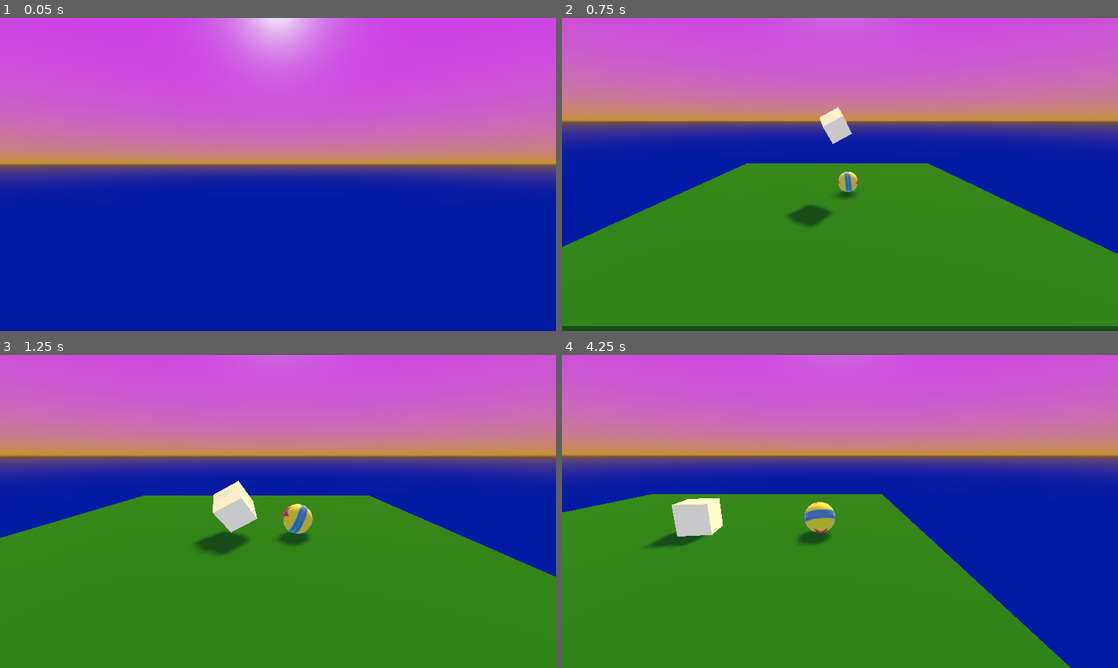
Above: before the commit, frames 1-4 (two rows, left to right).
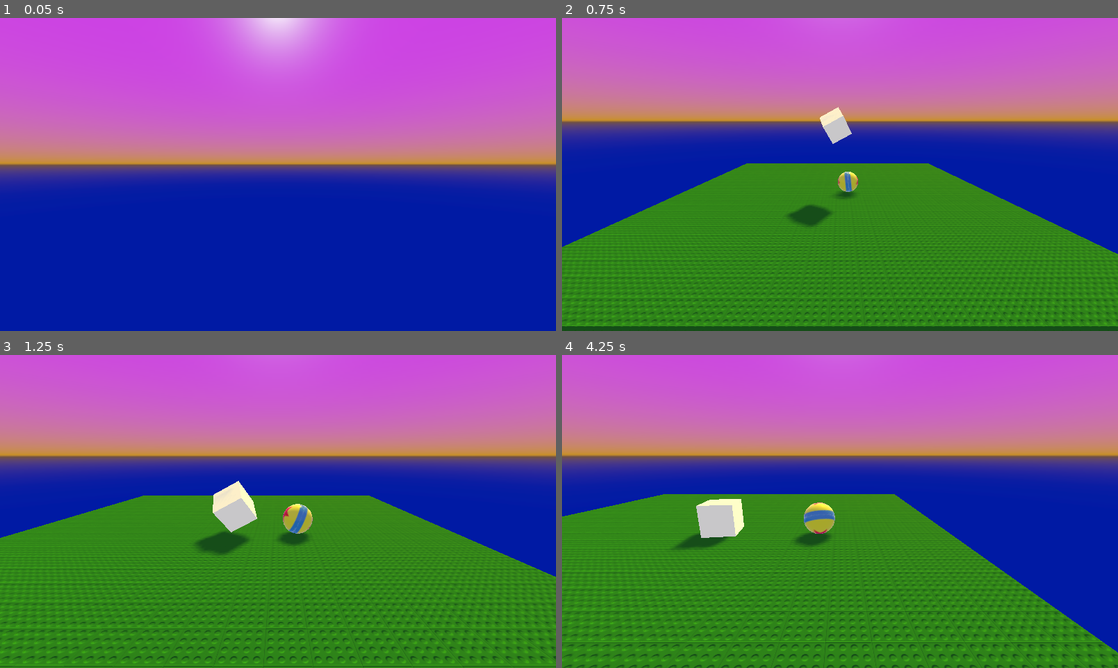
Above: after the commit, the same moments.

Repository: jor-el-swe/RollingBallDemo
Game: Godot game, scene res://Level.tscn
Same seed, same stepped clock (60 frames per second), same inputs: the game is played once before the commit and once after it. The project has no main scene, so this scene is started directly.
Inputs:
- Up to frame 1 (0.05 s): no input
- Up to frame 2 (0.75 s): hold Right (ui_right) from 0.53 s (still down)
- Up to frame 3 (1.25 s): keep holding Right (ui_right)
- Up to frame 4 (4.25 s): release Right (ui_right) at 1.28 s; hold Down (ui_down) 1.28-2.03 s; hold Right (ui_right) 2.03-2.78 s; hold Up (ui_up) 2.78-3.53 s; hold Left (ui_left) from 3.53 s (still down)

Frame 1 is identical in both runs. In frame 2, 2.2% of the frame differs, in the area x 0-100%, y 69-99%; in frame 3, 3.6%; in frame 4, 9.4%, in the area x 0-100%, y 44-100%.

Commit message:
adds bumpiness to floor

Diff:
--- a/Level.tscn
+++ b/Level.tscn
@@ -1,8 +1,9 @@
-[gd_scene load_steps=9 format=2]
+[gd_scene load_steps=10 format=2]
 
 [ext_resource path="res://assets/John.tscn" type="PackedScene" id=1]
 [ext_resource path="res://scripts/John.gd" type="Script" id=2]
 [ext_resource path="res://synthwaveEnv.tres" type="Environment" id=3]
+[ext_resource path="res://textures/TactilePaving002_2K_Normal.jpg" type="Texture" id=4]
 
 [sub_resource type="BoxShape" id=1]
 
@@ -13,6 +14,12 @@
 
 [sub_resource type="SpatialMaterial" id=4]
 albedo_color = Color( 0.0666667, 0.396078, 0.0352941, 1 )
+roughness_texture_channel = 1
+normal_enabled = true
+normal_scale = 5.0
+normal_texture = ExtResource( 4 )
+uv1_scale = Vector3( 0.2, 0.2, 0.2 )
+uv1_triplanar = true
 
 [sub_resource type="CubeMesh" id=5]
 material = SubResource( 4 )
@@ -56,7 +63,7 @@
 enabled = true
 
 [node name="DirectionalLight" type="DirectionalLight" parent="."]
-transform = Transform( 0.915403, -0.34371, 0.209526, -0.379492, -0.563276, 0.733966, -0.13425, -0.751388, -0.646059, 0, 4.90646, 0 )
+transform = Transform( 0.915403, -0.343709, 0.209526, -0.379492, -0.563276, 0.733966, -0.13425, -0.751388, -0.64606, 0, 4.90646, 0 )
 light_color = Color( 0.945098, 0.819608, 0, 1 )
 light_energy = 2.43
 shadow_enabled = true
--- a/scripts/John.gd
+++ b/scripts/John.gd
@@ -4,7 +4,7 @@
 var rotationVector = Vector3(0,0,0)
 const SPEED = 6
 const ROT_SPEED = 7
-const DAMPENING = 0.05
+const DAMPENING = 0.1
 
 func _ready():
 	pass
Not shown: 2 places in synthwaveEnv.tres that only renumber resources
Not shown, added: textures/TactilePaving002_2K_Color.jpg.import
Binary file added: textures/TactilePaving002_2K_Displacement.jpg
Not shown, added: textures/TactilePaving002_2K_Displacement.jpg.import
Binary file added: textures/TactilePaving002_2K_Normal.jpg
Not shown, added: textures/TactilePaving002_2K_Normal.jpg.import
Binary file added: textures/TactilePaving002_2K_Roughness.jpg
Not shown, added: textures/TactilePaving002_2K_Roughness.jpg.import
